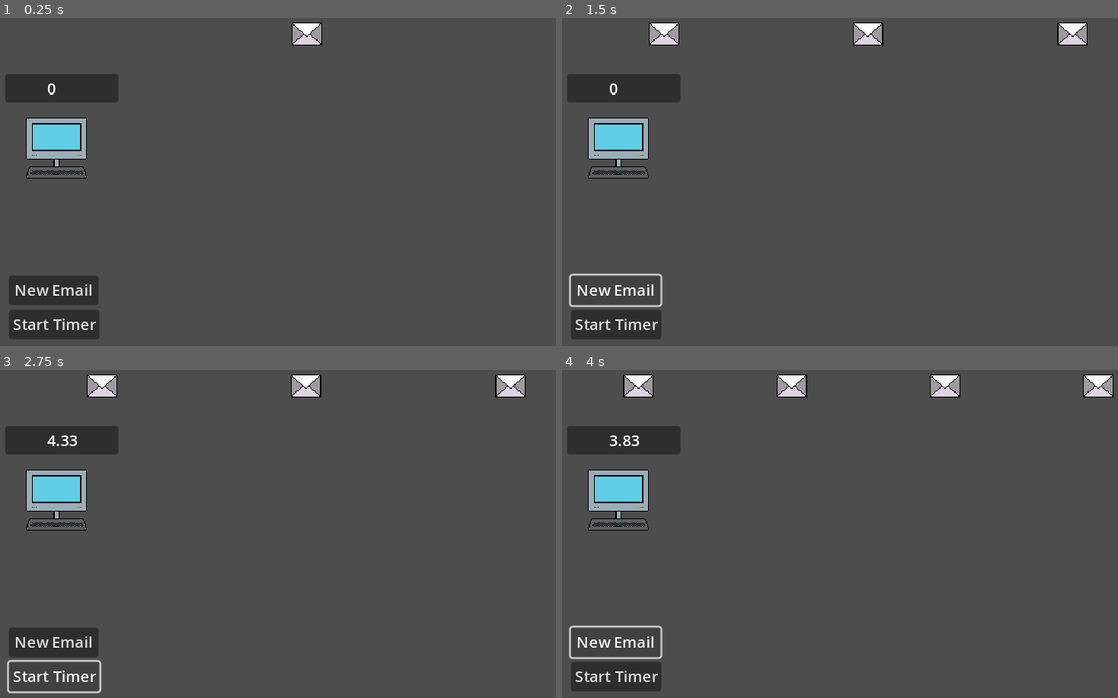
Above: before the commit, frames 1-4 (two rows, left to right).
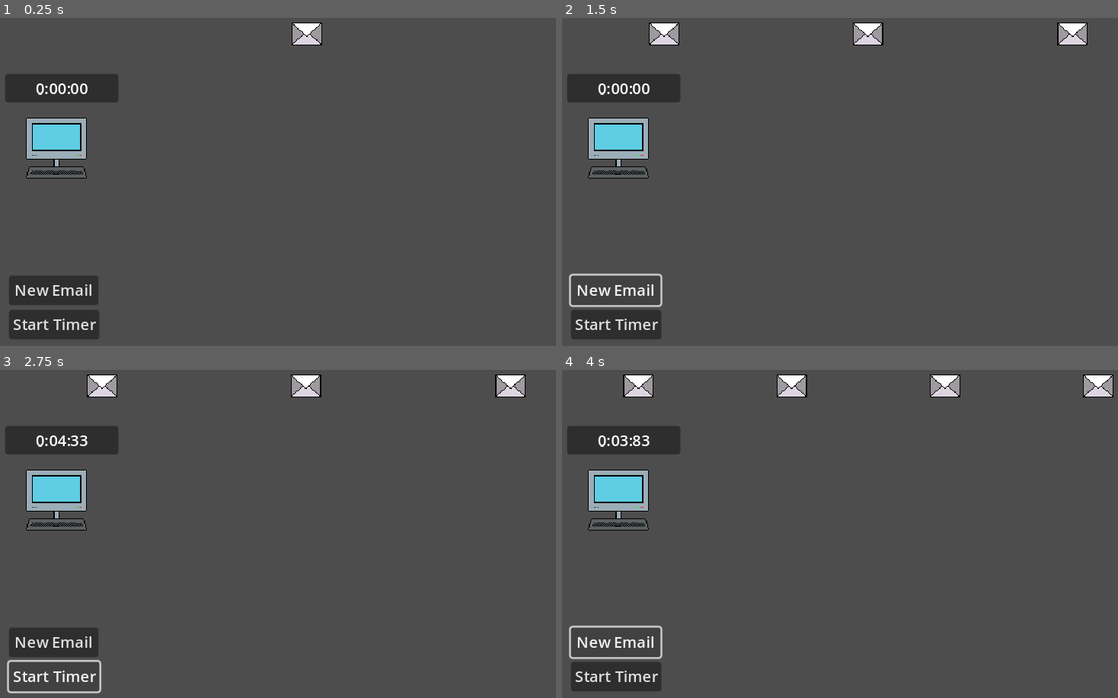
Above: after the commit, the same moments.

Repository: kelleralex04/Brackey-s-Game-Jam
Game: Godot game, scene res://Scenes/main.tscn
Same seed, same stepped clock (60 frames per second), same inputs: the game is played once before the commit and once after it.
Inputs:
- Up to frame 1 (0.25 s): no input
- Up to frame 2 (1.5 s): click "New Email" at 0.5 s; click "New Email" at 1.25 s
- Up to frame 3 (2.75 s): click "Start Timer" at 2 s
- Up to frame 4 (4 s): click "Start Timer" at 2.75 s; click "New Email" at 3.5 s

The runs differ from the first frame. In frame 1, 0.2% of the frame differs, in the area x 6-16%, y 19-24%; in frame 2, 0.2%; in frame 3, 0.2%; in frame 4, 0.2%.

Commit message:
adds milliseconds to timer

Diff:
--- a/Scenes/main.gd
+++ b/Scenes/main.gd
@@ -9,6 +9,9 @@
 @onready var timer: Timer = $Timer
 @onready var time_left: Label = $Panel/TimeLeft
 
+var minutes: int
+var seconds: int
+var milliseconds: int
 var email_opened := false
 var task_queue := []
 var new_email: String
@@ -80,7 +83,11 @@
 	task_queue.append([email_task, label.text])
 
 func _process(delta: float) -> void:
-	time_left.text = str(timer.time_left).left(4)
+	var remaining_time = timer.time_left
+	minutes = int(remaining_time) / 60
+	seconds = int(remaining_time) % 60
+	milliseconds = int((remaining_time - int(remaining_time)) * 100)
+	time_left.text = str(minutes) + ":" + str(seconds).pad_zeros(2) + ":" + str(milliseconds).pad_zeros(2)
 
 func _input(event: InputEvent) -> void:
 	if Input.is_action_just_pressed("ui_cancel"):
--- a/Scenes/main.tscn
+++ b/Scenes/main.tscn
@@ -91,7 +91,7 @@
 offset_bottom = 11.5
 grow_horizontal = 2
 grow_vertical = 2
-text = "0.00"
+text = "00:00"
 
 [node name="Timer" type="Timer" parent="."]
 wait_time = 5.0
